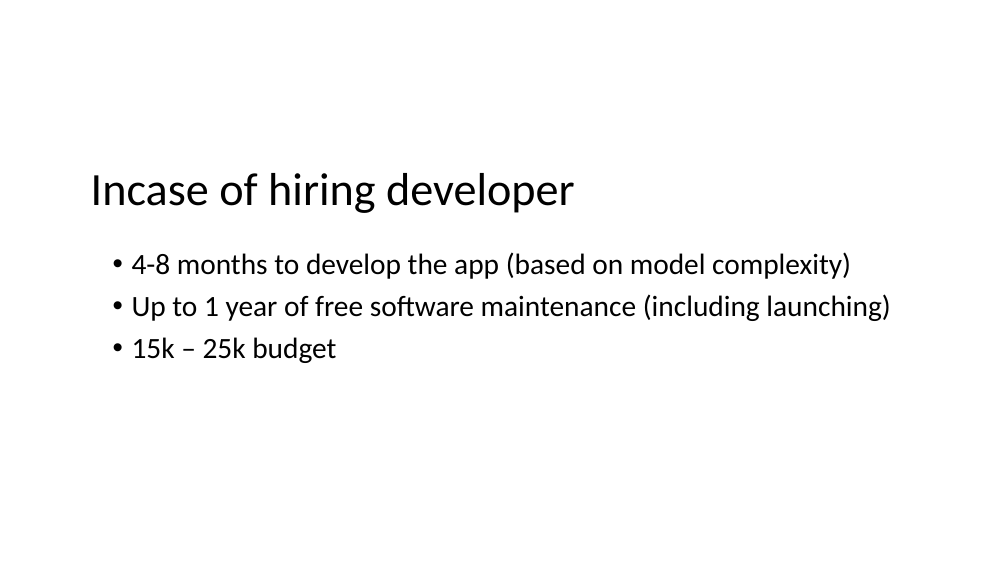
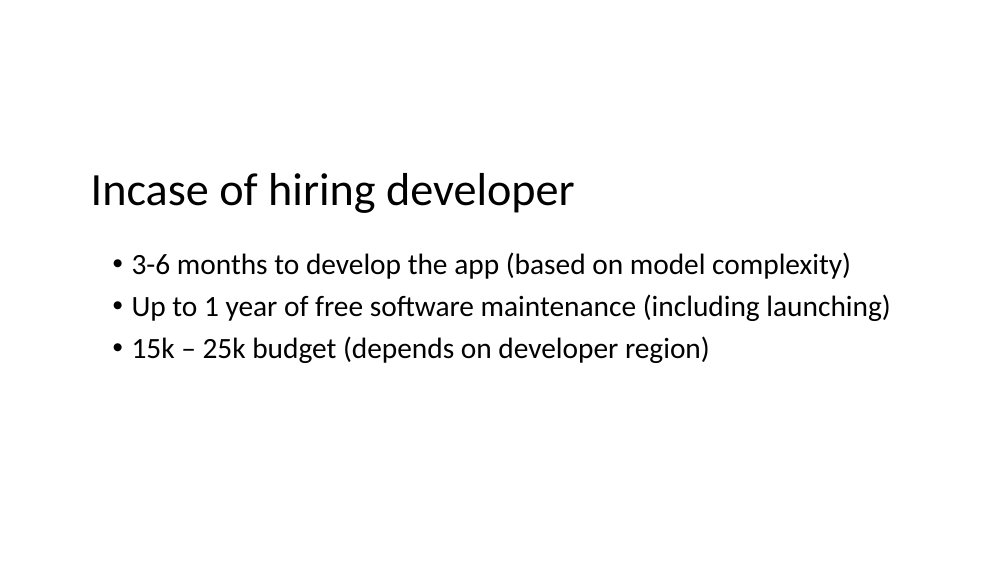
Before and after one commit to BKazimy/Uber-MVP, a slide deck: slide 18 of Uber.pptx. Drawn at 1008x567 pixels with LibreOffice and Linux fonts; fonts in the diff are those of the drawing. Boxes give left, top, right and bottom in pixels: in the first picture for what was removed or moved away, otherwise in the second. Text is boxed around its words. In the diff, an @@ line names an element or a change of style, - is before the commit and + after.

```diff
--- a/Uber.pptx
+++ b/Uber.pptx
@@ text at box(132, 252, 851, 279): text changed @@
-• 4-8 months to develop the app (based on model complexity)
+• 3-6 months to develop the app (based on model complexity)
@@ text at box(132, 336, 710, 363): text changed @@
-• 15k – 25k budget
+• 15k – 25k budget (depends on developer region)
```
Also in this commit, not shown: 2 other slides changed, 8 other files.
